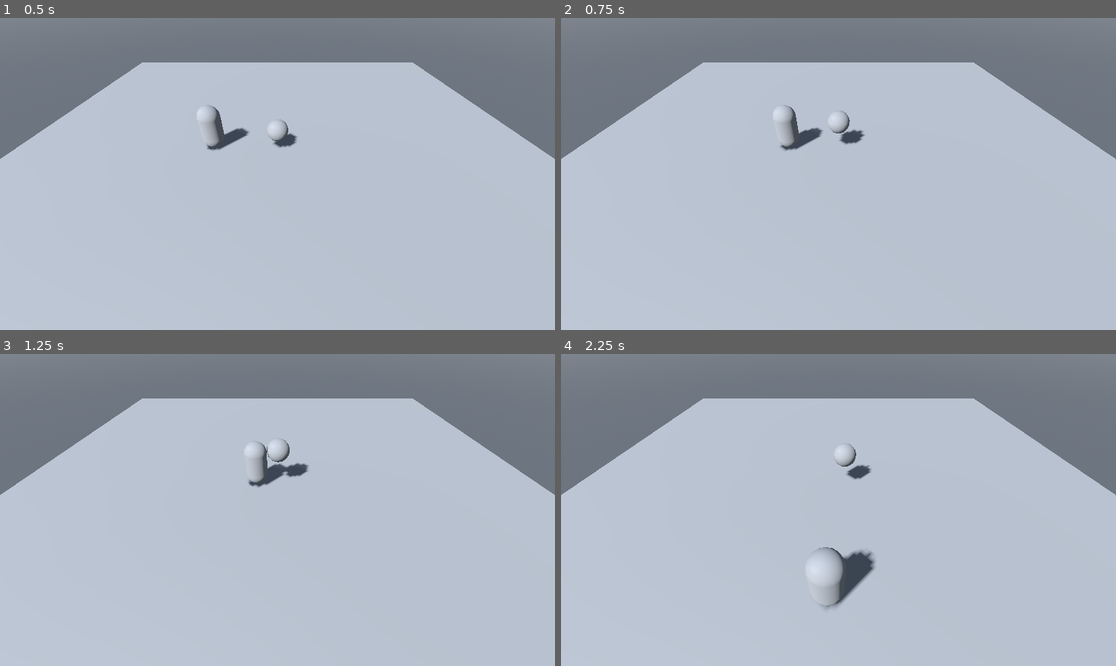
Above: before the commit, frames 1-4 (two rows, left to right).
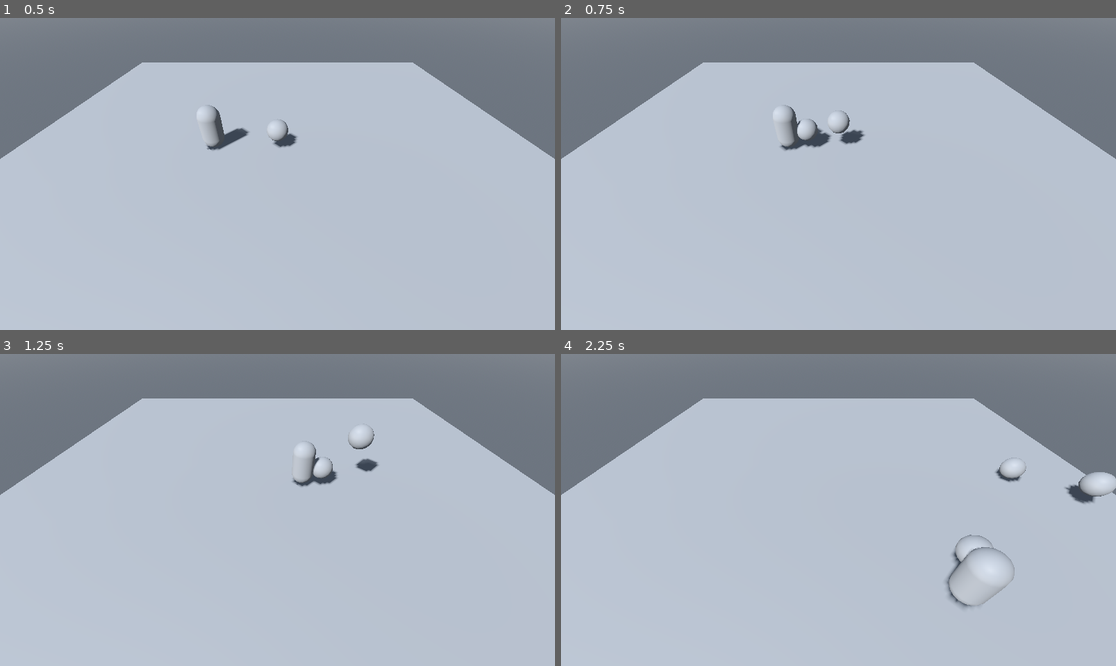
Above: after the commit, the same moments.

Repository: LeonStansfield/Basic-Godot-Multiplayer-Framework
Game: Godot game, scene res://Scenes/test.tscn
Same seed, same stepped clock (60 frames per second), same inputs: the game is played once before the commit and once after it. This scene is started directly instead of the project's main scene.
Inputs (mouse positions are in pixels of both pictures, inside the frame that each line leads up to):
- Up to frame 1 (0.5 s): no input
- Up to frame 2 (0.75 s): move the mouse to (960, 158) at 0.52 s; press the mouse at (960, 158) at 0.53 s; hold D (move_right) from 0.53 s (still down)
- Up to frame 3 (1.25 s): keep holding D (move_right)
- Up to frame 4 (2.25 s): move the mouse to (727, 525) at 1.27 s; release D (move_right) at 1.28 s; release the mouse at (727, 525) at 1.28 s; hold S (move_back) 1.28-2.03 s; click (727, 525) at 1.35 s; move the mouse to (894, 441) at 2.02 s; press the mouse at (894, 441) at 2.03 s; hold D (move_right) from 2.03 s (still down)

Frame 1 is identical in both runs. In frame 2, 0.3% of the frame differs, in the area x 42-49%, y 32-42%; in frame 3, 1.3%; in frame 4, 2.5%, in the area x 44-100%, y 28-82%.

Commit message:
Added networked ball spawning for player

Diff:
--- a/Prefabs/ball.tscn
+++ b/Prefabs/ball.tscn
@@ -1,4 +1,6 @@
-[gd_scene load_steps=4 format=3 uid="uid://da2cjrqbi7ywy"]
+[gd_scene load_steps=5 format=3 uid="uid://da2cjrqbi7ywy"]
+
+[ext_resource type="Script" uid="uid://dd52auhfi0n7f" path="res://scripts/ball.gd" id="1_8a2hy"]
 
 [sub_resource type="PhysicsMaterial" id="PhysicsMaterial_2kv05"]
 friction = 0.3
@@ -11,7 +13,10 @@
 rings = 8
 
 [node name="Ball" type="RigidBody3D"]
+collision_layer = 4
+collision_mask = 7
 physics_material_override = SubResource("PhysicsMaterial_2kv05")
+script = ExtResource("1_8a2hy")
 
 [node name="CollisionShape3D" type="CollisionShape3D" parent="."]
 shape = SubResource("SphereShape3D_2kv05")
--- a/Prefabs/player.tscn
+++ b/Prefabs/player.tscn
@@ -7,8 +7,11 @@
 
 [sub_resource type="CapsuleShape3D" id="CapsuleShape3D_y6xdh"]
 
-[node name="Player" type="CharacterBody3D"]
+[node name="Player" type="CharacterBody3D" node_paths=PackedStringArray("ball_spawn_pos")]
+collision_layer = 2
+collision_mask = 3
 script = ExtResource("1_y6xdh")
+ball_spawn_pos = NodePath("BallSpawnPos")
 
 [node name="MeshInstance3D" type="MeshInstance3D" parent="."]
 transform = Transform3D(1, 0, 0, 0, 1, 0, 0, 0, 1, 0, 1, 0)
@@ -17,3 +20,6 @@
 [node name="CollisionShape3D" type="CollisionShape3D" parent="."]
 transform = Transform3D(1, 0, 0, 0, 1, 0, 0, 0, 1, 0, 1, 0)
 shape = SubResource("CapsuleShape3D_y6xdh")
+
+[node name="BallSpawnPos" type="Marker3D" parent="."]
+transform = Transform3D(1, 0, 0, 0, 1, 0, 0, 0, 1, 1, 1, 0)
--- a/Scenes/main.tscn
+++ b/Scenes/main.tscn
@@ -1,6 +1,5 @@
-[gd_scene load_steps=5 format=3 uid="uid://bu8gj3f1a56e2"]
+[gd_scene load_steps=4 format=3 uid="uid://bu8gj3f1a56e2"]
 
-[ext_resource type="Script" uid="uid://dgooiq8i2pgt3" path="res://scripts/network_manager.gd" id="2_bo1nx"]
 [ext_resource type="Script" uid="uid://clujvy1w3io0r" path="res://scripts/ui.gd" id="3_8gbba"]
 [ext_resource type="Environment" uid="uid://crcpsuceqxwoc" path="res://Assets/environment.tres" id="3_jjvhh"]
 
@@ -8,10 +7,6 @@
 size = Vector3(25, 1, 25)
 
 [node name="Main" type="Node3D"]
-
-[node name="NetworkManager" type="Node" parent="."]
-script = ExtResource("2_bo1nx")
-spawn_root = NodePath("../World/SpawnRoot")
 
 [node name="UI" type="Control" parent="."]
 layout_mode = 3
@@ -21,7 +16,6 @@
 offset_right = 170.0
 offset_bottom = 160.0
 script = ExtResource("3_8gbba")
-network_manager_path = NodePath("../NetworkManager")
 
 [node name="VBoxContainer" type="VBoxContainer" parent="UI"]
 layout_mode = 2
--- a/project.godot
+++ b/project.godot
@@ -14,6 +14,10 @@
 run/main_scene="uid://bu8gj3f1a56e2"
 config/features=PackedStringArray("4.4", "Forward Plus")
 config/icon="res://icon.svg"
+
+[autoload]
+
+NetworkManager="*res://scripts/network_manager.gd"
 
 [input]
 
@@ -37,3 +41,8 @@
 "events": [Object(InputEventKey,"resource_local_to_scene":false,"resource_name":"","device":-1,"window_id":0,"alt_press …(192 unchanged characters)…
 ]
 }
+action_1={
+"deadzone": 0.2,
+"events": [Object(InputEventMouseButton,"resource_local_to_scene":false,"resource_name":"","device":-1,"window_id":0,"alt_pressed":false,"shift_pressed":false,"ctrl_pressed":false,"meta_pressed":false,"button_mask":0,"position":Vector2(0, 0),"global_position":Vector2(0, 0),"factor":1.0,"button_index":1,"canceled":false,"pressed":false,"double_click":false,"script":null)
+]
+}
--- /dev/null
+++ b/scripts/ball.gd
@@ -0,0 +1,22 @@
+extends RigidBody3D
+
+@export var sync_rate := 0.05
+var _sync_timer := 0.0
+
+func _ready():
+	if not is_multiplayer_authority():
+		set_physics_process(false)
+
+func _physics_process(delta):
+	if is_multiplayer_authority():
+		_sync_timer += delta
+		if _sync_timer >= sync_rate:
+			_sync_timer = 0.0
+			sync_state.rpc(global_transform, linear_velocity, angular_velocity)
+
+@rpc("any_peer", "unreliable")
+func sync_state(t: Transform3D, lin_vel: Vector3, ang_vel: Vector3):
+	if not is_multiplayer_authority():
+		global_transform = t
+		linear_velocity = lin_vel
+		angular_velocity = ang_vel
--- a/scripts/network_manager.gd
+++ b/scripts/network_manager.gd
@@ -6,8 +6,6 @@
 signal connected
 signal connection_failed
 signal disconnected
-
-@export var spawn_root: NodePath   # Assign to a Node3D in editor (e.g., "SpawnRoot")
 
 const PORT: int = 12345
 const MAX_PLAYERS: int = 4
@@ -23,10 +21,12 @@
 # Tracks all spawned objects: { object_id: { "type": String, "node": Node } }
 var networked_objects: Dictionary = {}
 
-var _spawn_root_node: Node
+var spawn_root: Node3D
 
 func _ready() -> void:
-	_spawn_root_node = get_node(spawn_root)
+	spawn_root = Node3D.new()
+	spawn_root.name = "SpawnRoot"
+	add_child(spawn_root)
 
 	multiplayer.connected_to_server.connect(_on_connected_to_server)
 	multiplayer.connection_failed.connect(_on_connection_failed)
@@ -51,8 +51,7 @@
 	print("Hosting server on port %d" % PORT)
 	emit_signal("hosting_started")
 
-	# Host spawns themselves immediately as a player
-	spawn_networked_object("player", str(multiplayer.get_unique_id()), multiplayer.get_unique_id())
+	spawn_networked_object("player", str(multiplayer.get_unique_id()), multiplayer.get_unique_id(), Vector3.ZERO, false)
 	return OK
 
 func join_game(ip: String) -> Error:
@@ -106,10 +105,11 @@
 	print("Peer connected: %d" % id)
 
 	if multiplayer.is_server():
-		var spawn_pos = _spawn_root_node.global_position + Vector3(randf_range(-3.0, 3.0), 0.0, randf_range(-3.0, 3.0))
-		spawn_networked_object("player", str(id), id, spawn_pos)
-
-		# Tell the new peer about all existing objects
+		var spawn_pos = spawn_root.global_position + Vector3(randf_range(-3.0, 3.0), 0.0, randf_range(-3.0, 3.0))
+		# Spawn server-side but don't announce here (we will explicitly tell peers below)
+		spawn_networked_object("player", str(id), id, spawn_pos, false)
+
+		# 1) Tell the new peer about ALL existing objects (including this new player's object)
 		for object_id in networked_objects.keys():
 			var rec = networked_objects[object_id]
 			var node: Node = rec.node
@@ -118,7 +118,7 @@
 			var pos: Vector3 = node.global_position if node is Node3D else Vector3.ZERO
 			rpc_id(id, "spawn_remote_object", obj_type, object_id, auth, pos)
 
-		# Tell all existing peers about the new player's object
+		# 2) Tell all existing peers about the new player's object (avoid sending to the newly-connected peer)
 		for peer_id in multiplayer.get_peers():
 			if peer_id != id:
 				rpc_id(peer_id, "spawn_remote_object", "player", str(id), id, spawn_pos)
@@ -133,7 +133,7 @@
 # ======================
 # GENERIC NETWORKED OBJECT MANAGEMENT
 # ======================
-func spawn_networked_object(object_type: String, object_id: String, authority: int = 1, position: Vector3 = Vector3.ZERO) -> void:
+func spawn_networked_object(object_type: String, object_id: String, authority: int = 1, position: Vector3 = Vector3.ZERO, announce: bool = true) -> void:
 	if not spawnable_scenes.has(object_type):
 		printerr("Unknown object type: %s" % object_type)
 		return
@@ -144,7 +144,7 @@
 	var scene: PackedScene = spawnable_scenes[object_type]
 	var node: Node = scene.instantiate()
 	node.name = "%s_%s" % [object_type.capitalize(), object_id]
-	_spawn_root_node.add_child(node)
+	spawn_root.add_child(node)
 
 	node.set_multiplayer_authority(authority)
 
@@ -153,7 +153,25 @@
 			node.global_position = position
 		elif multiplayer.is_server():
 			var random_offset = Vector3(randf_range(-3.0, 3.0), 0.0, randf_range(-3.0, 3.0))
-			node.global_position = _spawn_root_node.global_position + random_offset
+			node.global_position = spawn_root.global_position + random_offset
+
+	if node.has_method("set_network_ready"):
+		node.call("set_network_ready", true)
+
+	networked_objects[object_id] = { "type": object_type, "node": node }
+	print("Spawned %s with ID %s (authority: %d) at %s" % [object_type, object_id, authority, node.global_position])
+
+	# If this is a server-side runtime spawn, tell connected peers to also create the object
+	if multiplayer.is_server() and announce:
+		for peer_id in multiplayer.get_peers():
+			rpc_id(peer_id, "spawn_remote_object", object_type, object_id, authority, node.global_position)
+
+	if node is Node3D:
+		if position != Vector3.ZERO:
+			node.global_position = position
+		elif multiplayer.is_server():
+			var random_offset = Vector3(randf_range(-3.0, 3.0), 0.0, randf_range(-3.0, 3.0))
+			node.global_position = spawn_root.global_position + random_offset
 
 	if node.has_method("set_network_ready"):
 		node.call("set_network_ready", true)
--- a/scripts/player.gd
+++ b/scripts/player.gd
@@ -4,12 +4,19 @@
 @export var acceleration: float = 5.0
 @export var deceleration: float = 8.0
 @export var is_networked: bool = true # Used for testing in singleplayer test scenes
+@export var ball_spawn_pos: Marker3D
 
 var net_ready: bool = false
 var gravity: float = ProjectSettings.get_setting("physics/3d/default_gravity")
 
 func set_network_ready(v: bool) -> void:
 	net_ready = v
+
+func _unhandled_input(event: InputEvent) -> void:
+	if (is_multiplayer_authority() and net_ready) || not is_networked:
+		# Check if the "action1" input is pressed
+		if event.is_action_pressed("action_1"):
+			throw_ball()
 
 func _physics_process(delta: float) -> void:
 	if (is_multiplayer_authority() and net_ready) || not is_networked:
@@ -33,6 +40,26 @@
 
 		update_position.rpc(global_transform)
 
+# New function to handle the ball spawning logic
+func throw_ball() -> void:
+	var pos : Vector3 = ball_spawn_pos.global_position
+	if multiplayer.is_server():
+		# If this is the server, spawn the ball immediately
+		_spawn_ball(pos)
+	else:
+		# If client, ask server to spawn it
+		rpc_id(1, "request_spawn_ball", pos)
+
+@rpc("authority", "reliable")
+func request_spawn_ball(pos: Vector3) -> void:
+	if multiplayer.is_server():
+		_spawn_ball(pos)
+
+func _spawn_ball(pos: Vector3) -> void:
+	var network_manager = get_tree().get_root().get_node("NetworkManager") # Adjust path if needed
+	var object_id = str(Time.get_ticks_msec()) # Unique ID for ball
+	network_manager.spawn_networked_object("ball", object_id, 1, pos)
+
 @rpc("any_peer", "unreliable")
 func update_position(new_transform: Transform3D) -> void:
 	if (not is_multiplayer_authority() and net_ready) || not is_networked:
--- a/scripts/ui.gd
+++ b/scripts/ui.gd
@@ -5,14 +5,10 @@
 @onready var join_button: Button = $VBoxContainer/Join
 @onready var exit_button: Button = $VBoxContainer/Exit
 
-@export var network_manager_path: NodePath
-var nm: Node
-
 var _is_connecting := false
 var _in_game := false
 
 func _ready() -> void:
-	nm = get_node(network_manager_path)
 
 	# Buttons
 	host_button.pressed.connect(_on_host_pressed)
@@ -22,12 +18,12 @@
 	ip_input.text_changed.connect(_on_ip_text_changed)
 
 	# NetworkManager signals
-	nm.connect("hosting_started", Callable(self, "_on_hosting_started"))
-	nm.connect("hosting_failed", Callable(self, "_on_hosting_failed"))
-	nm.connect("connecting_started", Callable(self, "_on_connecting_started"))
-	nm.connect("connected", Callable(self, "_on_connected"))
-	nm.connect("connection_failed", Callable(self, "_on_connection_failed"))
-	nm.connect("disconnected", Callable(self, "_on_disconnected"))
+	NetworkManager.connect("hosting_started", Callable(self, "_on_hosting_started"))
+	NetworkManager.connect("hosting_failed", Callable(self, "_on_hosting_failed"))
+	NetworkManager.connect("connecting_started", Callable(self, "_on_connecting_started"))
+	NetworkManager.connect("connected", Callable(self, "_on_connected"))
+	NetworkManager.connect("connection_failed", Callable(self, "_on_connection_failed"))
+	NetworkManager.connect("disconnected", Callable(self, "_on_disconnected"))
 
 	_update_ui()
 
@@ -35,7 +31,7 @@
 # BUTTON HANDLERS
 # ======================
 func _on_host_pressed() -> void:
-	var err: Error = nm.host_game()
+	var err: Error = NetworkManager.host_game()
 	if err != OK:
 		# Stay in menu; nothing else to do. (hosting_failed signal also fires)
 		return
@@ -43,7 +39,7 @@
 func _on_join_pressed() -> void:
 	var ip := ip_input.text.strip_edges()
 	# Try to start connecting. If invalid IP or immediate error, do nothing visible.
-	var err: Error = nm.join_game(ip)
+	var err: Error = NetworkManager.join_game(ip)
 	if err != OK:
 		_is_connecting = false
 		_in_game = false
@@ -53,7 +49,7 @@
 
 func _on_exit_pressed() -> void:
 	# Works both while in-game and while connecting (acts as cancel).
-	nm.exit_game()
+	NetworkManager.exit_game()
 	# UI is updated via "disconnected" signal, but keep it responsive now too.
 	_is_connecting = false
 	_in_game = false
Not shown, added: scripts/ball.gd.uid
